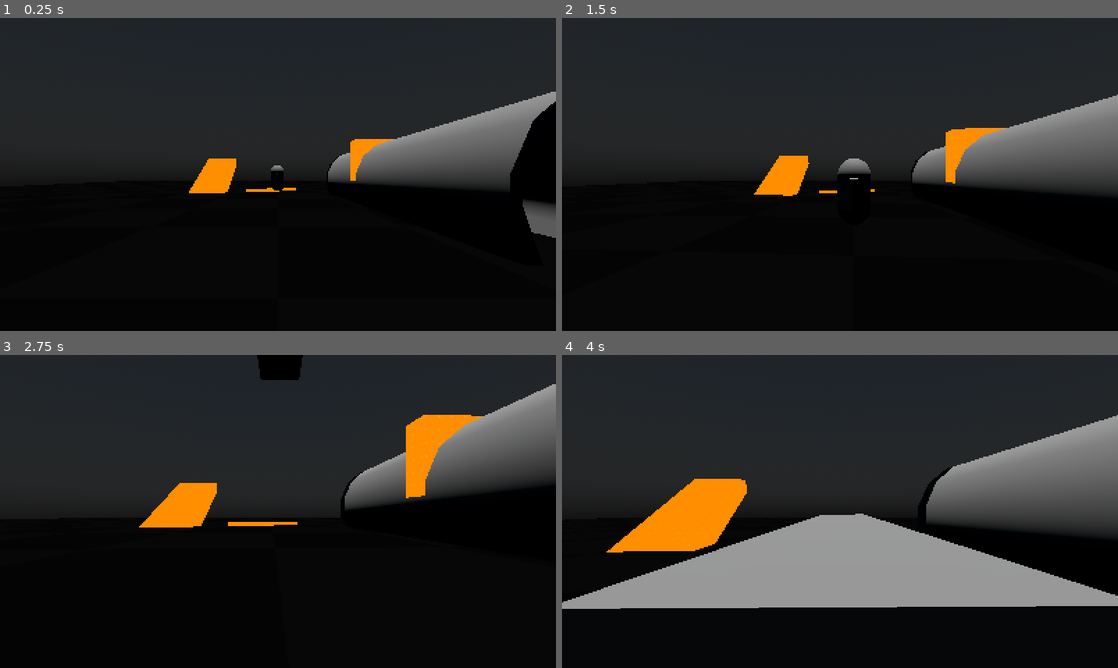
Above: before the commit, frames 1-4 (two rows, left to right).
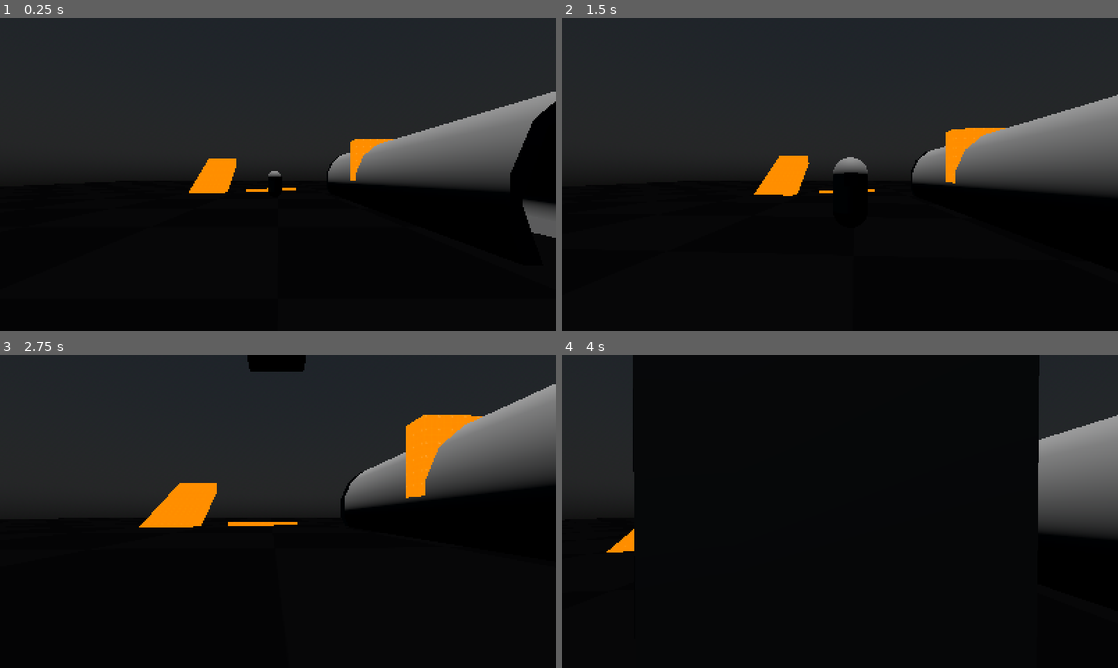
Above: after the commit, the same moments.

Repository: PineNanas/GodotWildJam70Project
Game: Godot game, scene res://Scenes/World/Test/TestWorld.tscn
The game is run twice, just before and just after one commit, with the same random seed, the same clock (stepped at 60 frames per second) and the same inputs.
Inputs (mouse positions are in pixels of both pictures, inside the frame that each line leads up to):
- Up to frame 1 (0.25 s): no input
- Up to frame 2 (1.5 s): move the mouse to (867, 174) at 0.52 s; hold Ctrl (control) 0.53-1.28 s; hold W (forward_m) from 0.53 s (still down); tap Space (jump) at 0.77 s; move the mouse to (812, 174) at 1.27 s; tap Shift (shift) at 1.35 s
- Up to frame 3 (2.75 s): keep holding W (forward_m); tap Space (jump) at 1.52 s; move the mouse to (289, 505) at 2.02 s; hold Ctrl (control) from 2.03 s (still down)
- Up to frame 4 (4 s): keep holding W (forward_m); move the mouse to (834, 517) at 2.77 s; release Ctrl (control) at 2.78 s; tap Shift (shift) at 2.85 s; tap Space (jump) at 3.02, 3.77 s; move the mouse to (878, 514) at 3.52 s; hold Ctrl (control) from 3.53 s (still down)

The runs differ from the first frame. In frame 1, 0.1% of the frame differs, in the area x 48-51%, y 47-56%; in frame 2, 0.1%; in frame 3, 0.3%; in frame 4, 55%, in the area x 0-100%, y 0-82%.

Commit message:
Enemy abstract and creat test enemy

Diff:
--- a/Scenes/Entities/Enemies/Enemy.tscn
+++ b/Scenes/Entities/Enemies/Enemy.tscn
@@ -1,14 +1,6 @@
-[gd_scene load_steps=7 format=3 uid="uid://cx3qfruay7dkh"]
+[gd_scene load_steps=5 format=3 uid="uid://cx3qfruay7dkh"]
 
 [ext_resource type="Script" path="res://Scenes/Entities/Enemies/Enemy.gd" id="1_g8vkj"]
-
-[sub_resource type="BoxShape3D" id="BoxShape3D_8lvwi"]
-size = Vector3(1, 2, 1)
-
-[sub_resource type="CapsuleMesh" id="CapsuleMesh_8bh4s"]
-
-[sub_resource type="BoxMesh" id="BoxMesh_kupg4"]
-size = Vector3(1, 0.2, 0.2)
 
 [sub_resource type="CylinderShape3D" id="CylinderShape3D_s05yw"]
 height = 6.0
@@ -16,6 +8,9 @@
 
 [sub_resource type="ConvexPolygonShape3D" id="ConvexPolygonShape3D_63dox"]
 points = PackedVector3Array(0, 2, 1, 0, 2, -1, 0, 0, 1, 0, 0, -1, 30, 0, 10, 30, 0, -10, 30, 10, 10, 30, 10, -10)
+
+[sub_resource type="BoxShape3D" id="BoxShape3D_8lvwi"]
+size = Vector3(1, 2, 1)
 
 [node name="Enemy" type="CharacterBody3D"]
 collision_layer = 2
@@ -25,33 +20,7 @@
 stop_distance = 0.1
 chase_distance = 6.0
 
-[node name="CollisionShape3D" type="CollisionShape3D" parent="."]
-transform = Transform3D(1, 0, 0, 0, 1, 0, 0, 0, 1, -0.000880957, 1.10771, -0.000947952)
-shape = SubResource("BoxShape3D_8lvwi")
-
-[node name="NavigationAgent3D" type="NavigationAgent3D" parent="."]
-avoidance_enabled = true
-height = 3.0
-
-[node name="Timer" type="Timer" parent="."]
-wait_time = 0.1
-autostart = true
-
-[node name="ChaseTimer" type="Timer" parent="."]
-wait_time = 5.0
-one_shot = true
-
 [node name="CharacterRotationRoot" type="Node3D" parent="."]
-
-[node name="MeshInstance3D" type="MeshInstance3D" parent="CharacterRotationRoot"]
-transform = Transform3D(1, 0, 0, 0, 1, 0, 0, 0, 1, 0, 1.03603, 0)
-mesh = SubResource("CapsuleMesh_8bh4s")
-skeleton = NodePath("../../CollisionShape3D")
-
-[node name="MeshInstance3D2" type="MeshInstance3D" parent="CharacterRotationRoot"]
-transform = Transform3D(0.999781, 0.00686569, 0.0197471, 0.00708382, -0.999915, -0.0109973, 0.0196699, 0.0111348, -0.999745, 0.822481, 1.34331, 0.0129282)
-mesh = SubResource("BoxMesh_kupg4")
-skeleton = NodePath("../..")
 
 [node name="ChaseArea" type="Area3D" parent="CharacterRotationRoot"]
 transform = Transform3D(1, 0, 0, 0, 1, 0, 0, 0, 1, 0.00307274, 0.00446892, -0.00280571)
@@ -65,12 +34,28 @@
 transform = Transform3D(1, 0, 0, 0, 1, 0, 0, 0, 1, -0.0125637, 0.0432596, -0.000516891)
 shape = SubResource("ConvexPolygonShape3D_63dox")
 
+[node name="CollisionShape3D" type="CollisionShape3D" parent="."]
+transform = Transform3D(1, 0, 0, 0, 1, 0, 0, 0, 1, -0.000880957, 1.10771, -0.000947952)
+shape = SubResource("BoxShape3D_8lvwi")
+
+[node name="NavigationAgent3D" type="NavigationAgent3D" parent="."]
+avoidance_enabled = true
+height = 3.0
+
 [node name="RayCast3D" type="RayCast3D" parent="."]
 transform = Transform3D(1, 0, 0, 0, 1, 0, 0, 0, 1, 0, 1, 0)
 target_position = Vector3(0, 0, 0)
 collision_mask = 9
 
+[node name="Timer" type="Timer" parent="."]
+wait_time = 0.1
+autostart = true
+
+[node name="ChaseTimer" type="Timer" parent="."]
+wait_time = 12.0
+one_shot = true
+
+[connection signal="body_entered" from="CharacterRotationRoot/ChaseArea" to="." method="_on_chase_area_body_entered"]
+[connection signal="body_exited" from="CharacterRotationRoot/ChaseArea" to="." method="_on_chase_area_body_exited"]
 [connection signal="timeout" from="Timer" to="." method="_on_timer_timeout"]
 [connection signal="timeout" from="ChaseTimer" to="." method="_on_chase_timer_timeout"]
-[connection signal="body_entered" from="CharacterRotationRoot/ChaseArea" to="." method="_on_chase_area_body_entered"]
-[connection signal="body_exited" from="CharacterRotationRoot/ChaseArea" to="." method="_on_chase_area_body_exited"]
--- /dev/null
+++ b/Scenes/Entities/Enemies/TestEnemy.tscn
@@ -0,0 +1,18 @@
+[gd_scene load_steps=4 format=3 uid="uid://ttc7y2idwhn6"]
+
+[ext_resource type="PackedScene" uid="uid://cx3qfruay7dkh" path="res://Scenes/Entities/Enemies/Enemy.tscn" id="1_e774e"]
+
+[sub_resource type="CapsuleMesh" id="CapsuleMesh_txu5l"]
+
+[sub_resource type="BoxMesh" id="BoxMesh_p1j42"]
+size = Vector3(1, 0.3, 0.3)
+
+[node name="Enemy" instance=ExtResource("1_e774e")]
+
+[node name="MeshInstance3D" type="MeshInstance3D" parent="CharacterRotationRoot" index="1"]
+transform = Transform3D(1, 0, 0, 0, 1, 0, 0, 0, 1, 0, 1.09275, 0)
+mesh = SubResource("CapsuleMesh_txu5l")
+
+[node name="MeshInstance3D2" type="MeshInstance3D" parent="CharacterRotationRoot" index="2"]
+transform = Transform3D(1, 0, 0, 0, 1, 0, 0, 0, 1, 0.901549, 1.49473, 0)
+mesh = SubResource("BoxMesh_p1j42")
--- a/Scenes/World/Test/TestWorld.tscn
+++ b/Scenes/World/Test/TestWorld.tscn
@@ -3,7 +3,7 @@
 [ext_resource type="PackedScene" uid="uid://bmsesnj5mmijy" path="res://Scenes/Entities/Player/MainPlayer.tscn" id="1_2gyu5"]
 [ext_resource type="Texture2D" uid="uid://w7t42ae4k5pc" path="res://Assets/Textures/KenneyTestTextures/Dark/texture_08.png" id="2_vbv0v"]
 [ext_resource type="Texture2D" uid="uid://bxbnrdtws8fow" path="res://Assets/Textures/KenneyTestTextures/Orange/texture_01.png" id="3_dd446"]
-[ext_resource type="PackedScene" uid="uid://cx3qfruay7dkh" path="res://Scenes/Entities/Enemies/Enemy.tscn" id="4_ll47q"]
+[ext_resource type="PackedScene" uid="uid://ttc7y2idwhn6" path="res://Scenes/Entities/Enemies/TestEnemy.tscn" id="5_ye3pj"]
 [ext_resource type="PackedScene" uid="uid://wygekfevvnvx" path="res://Scenes/Entities/Enemies/PatrolPoint.tscn" id="5_yyfya"]
 
 [sub_resource type="PhysicalSkyMaterial" id="PhysicalSkyMaterial_v0v3b"]
@@ -149,12 +149,13 @@
 transform = Transform3D(3.09879, -0.495728, 1.02181e-07, 0, -4.24717e-08, -4.58182, 1.83825, 0.835665, -1.7225e-07, 7.36038, 2.90623, -5.20025)
 operation = 2
 
-[node name="Enemy" parent="." node_paths=PackedStringArray("patrol_points") instance=ExtResource("4_ll47q")]
-transform = Transform3D(1, 0, 0, 0, 1, 0, 0, 0, 1, 0, 2.18487, 0.179909)
-patrol_points = [NodePath("../PatrolPoint"), NodePath("../PatrolPoint2")]
-
 [node name="PatrolPoint" parent="." instance=ExtResource("5_yyfya")]
 transform = Transform3D(1, 0, 0, 0, 1, 0, 0, 0, 1, -13.177, 2.22084, 34.7906)
 
 [node name="PatrolPoint2" parent="." instance=ExtResource("5_yyfya")]
 transform = Transform3D(1, 0, 0, 0, 1, 0, 0, 0, 1, 18.2386, 2.12587, 36.4941)
+
+[node name="Enemy" parent="." node_paths=PackedStringArray("patrol_points") instance=ExtResource("5_ye3pj")]
+transform = Transform3D(1, 0, 0, 0, 1, 0, 0, 0, 1, 0, 1.65346, 0)
+patrol = true
+patrol_points = [NodePath("../PatrolPoint"), NodePath("../PatrolPoint2")]
